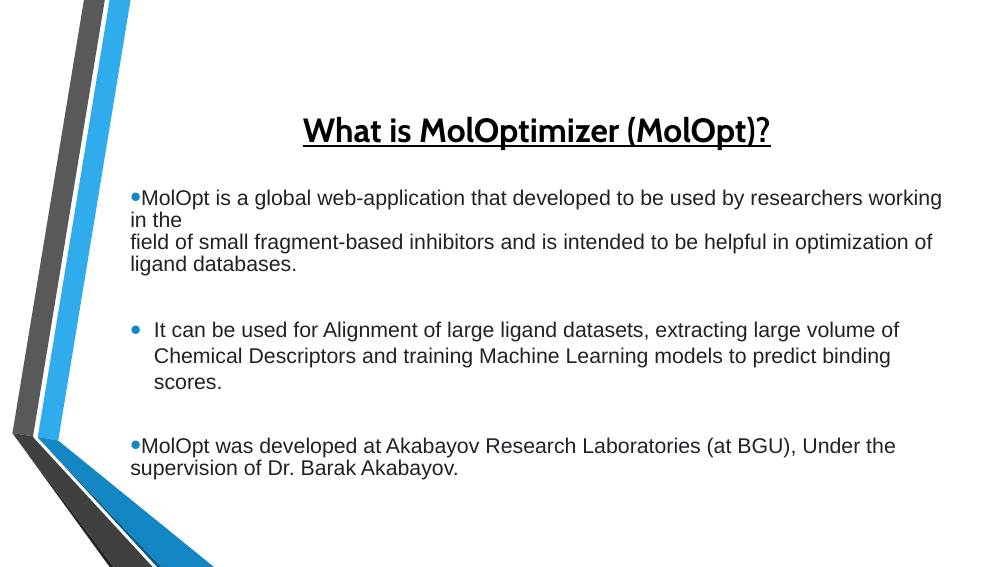
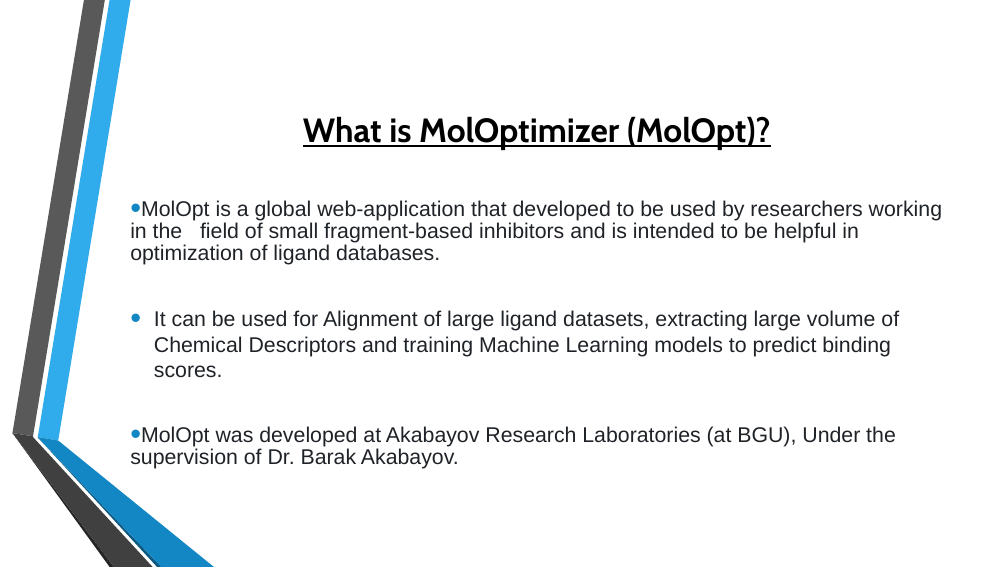
Before and after one commit to csbarak/MolOpt_Students_2023, a slide deck: slide 2 of Documents/Molopt - Full Project Presentation.pptx. Drawn at 1008x567 pixels with LibreOffice and Linux fonts; fonts in the diff are those of the drawing; background and template pictures are left out. Boxes give left, top, right and bottom in pixels: in the first picture for what was removed or moved away, otherwise in the second. Text is boxed around its words. In the diff, an @@ line names an element or a change of style, - is before the commit and + after.

```diff
--- a/Documents/Molopt - Full Project Presentation.pptx
+++ b/Documents/Molopt - Full Project Presentation.pptx
@@ text at (130, 200, 942, 265): text changed @@
-• MolOpt is a global web-application that developed to be used by researchers working in the
-field of small fragment-based inhibitors and is intended to be helpful in optimization of ligand databases.
+• MolOpt is a global web-application that developed to be used by researchers working in the field of small fragment-based inhibitors and is intended to be helpful in optimization of ligand databases.
```
Also in this commit, not shown: 8 other files.
